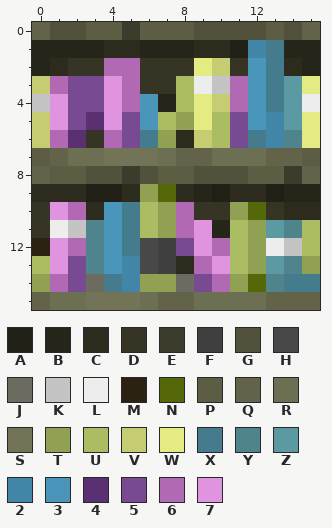
Two versions of one pixel-art sprite, assets/minecraft/optifine/ctm/default/skyroot_bookshelf/1.png. The first picture shows the starting point.
The file is 16x16 pixels. Colours within 5 levels of each other are drawn and written as one.
Palette (. is transparent): A #202016  B #26251a  C #2d2b1e  D #363424  E #3c3c2c  F #3f3f3f  G #51513c  H #484848  J #6b6b5f  K #c4c4c4  L #ededed  M #2c2213  N #556809  P #5d5d44  Q #636349  R #6d6f53  S #737457  T #91a154  U #abbd62  V #c6cc72  W #e4eb83  X #447b8d  Y #4f848c  Z #5b9aa3  2 #4186a6  3 #4996ba  4 #5a3073  5 #774a91  6 #b269b3  7 #e094e0
Pixels before, first column x 0:
 0 QGGPPEPPPGGGGPGQ
 1 BBBBCCBBBCCA2XBB
 2 BCDD66DDDWVD3XCB
 3 V65576DDULK63XZW
 4 K755763BUWV63XZL
 5 V754753UTWU532ZW
 6 V64D65XTCVU5X2YW
 7 PQRRSSSRQQRRRQQP
 8 QPPGGEGPPGGGPPEQ
 9 CCCAACTNCBACCABB
10 D76C3XUT6DDTNDCC
11 DLKY3XUT67BUTZYU
12 M76Y3XHF576UTLKU
13 U75Y32HFC67UTZYT
14 T65JX2TTJ56TNYXX
15 QRRSSSRQQRRRRQQQ
The same view after the edit:
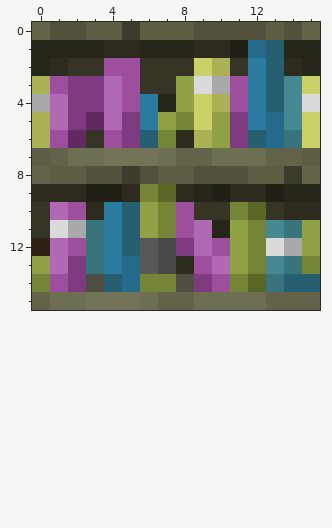
Edits made:
colour 2: #4186a6 -> #236a8b
colour 3: #4996ba -> #2b7a9f
colour 4: #5a3073 -> #622963
colour 5: #774a91 -> #7f3a80
colour 6: #b269b3 -> #9d4f9e
colour 7: #e094e0 -> #b269b3
colour F: #3f3f3f -> #484848
colour H: #484848 -> #585858
colour J: #6b6b5f -> #4e4e42
colour K: #c4c4c4 -> #a9a9a9
colour L: #ededed -> #dadada
colour N: #556809 -> #596626
colour T: #91a154 -> #758537
colour U: #abbd62 -> #90a245
colour V: #c6cc72 -> #abb155
colour W: #e4eb83 -> #cad167
colour X: #447b8d -> #265f71
colour Y: #4f848c -> #39747d
colour Z: #5b9aa3 -> #468992
